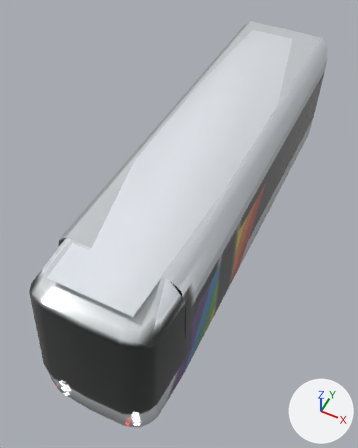
Renders of the glTF model tram_parts/extremites/nantes_x05/end_b_lod3.glb from each side of a commit.
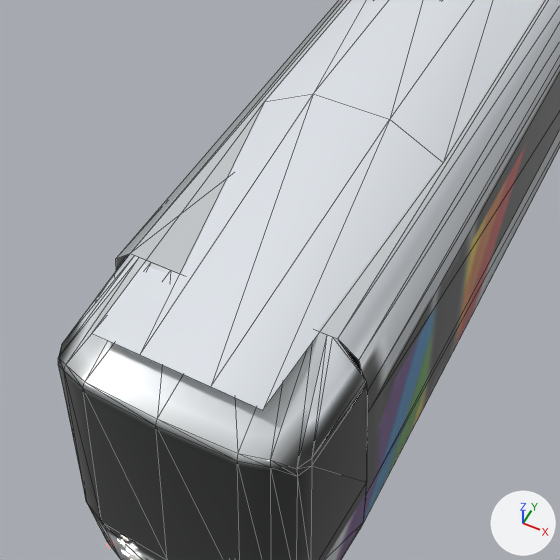
There are two pictures of each version: one whole from a 50 mm lens placed at (2.94, -7.15, 9.3), pointed at (-0.22, -0.82, 1.4), one close up on the part from 0% to 79% of the width and 24% to 88% of the height. Every picture has the same lights, and +X, +Y and +Z are marked at lower right. The older version's two pictures come first. The close-ups show mesh edges as thin lines. Where no turn or scale is listed for an object, it has been applied to the vertices. Vertices at exactly the same position are counted once.

Script lines for the objects in view, before the commit:
```python
me_module_06 = bpy.data.meshes.new('module_06')
me_module_06.from_pydata(...)  # 121 vertices, 183 faces; spans x -1.2..1.2, y -4.78..4.68, z 0.25..3.59
me_module_06.materials.append(mat_livery_nantes_x05__part_06)  # picture img_end_b_256_png
ob_module_06 = bpy.data.objects.new('module_06', me_module_06)
ob_module_06.location = (0.0, 0.0, 0.0)
```
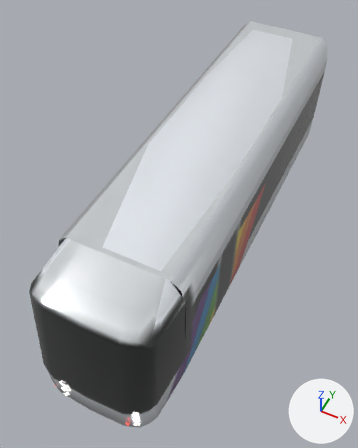
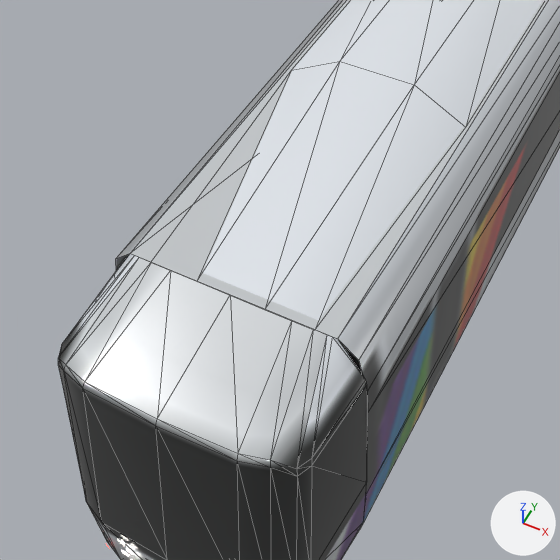
Pixel boxes (x1, y1, x2, y2) of what changed, in the close-ups (560 x 560 px; the box of a moved part takes in the faces that stretch with it):
part 1 of me_module_06, moved or reshaped
    before: (92, 0, 543, 410)
    after: (202, 0, 543, 320)

The change, as a diff of the scene's bpy script:
```diff
--- a/tram_parts/extremites/nantes_x05/end_b_lod3.glb.py
+++ b/tram_parts/extremites/nantes_x05/end_b_lod3.glb.py
@@ me_module_06 @@
 me_module_06.from_pydata(...)  # 121 vertices, 183 faces; spans x -1.2..1.2, y -4.78..4.68, z 0.25..3.59
 # used by ob_module_06; location = (0.0, 0.0, 0.0)
+# me_module_06 part 1: the loose piece of 16 vertices spanning x -0.9..0.9, y -4.17..4.38, z 3.29..3.59 is scaled about its middle by (1, 0.91, 1), then moved by (0.0, 0.39, 0.0)
 me_module_06.materials.append(mat_livery_nantes_x05__part_06)
```
